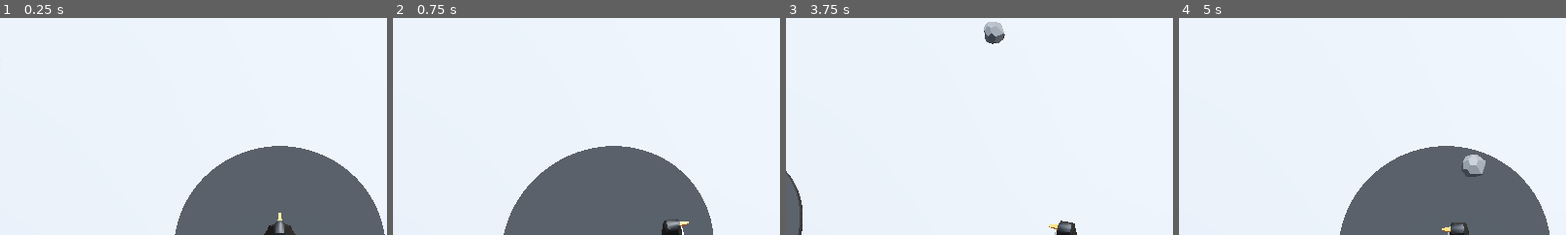
Above: before the commit, frames 1-4 (left to right).
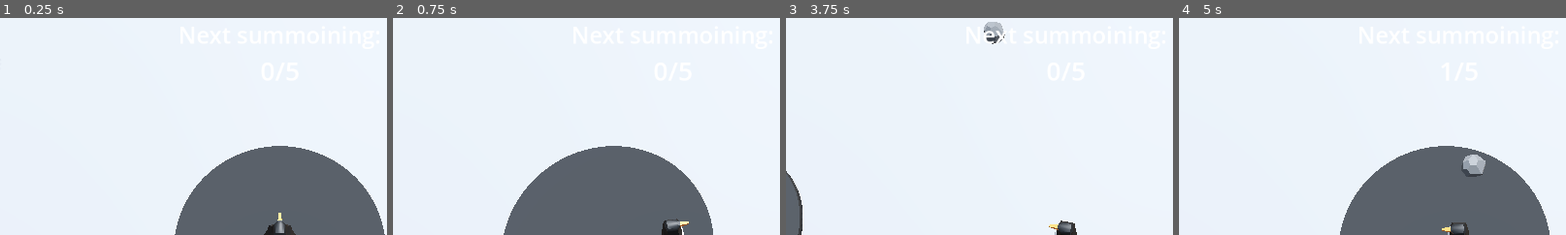
Above: after the commit, the same moments.

Repository: Edtg/Ludum-Dare-55
Game: Godot game, scene res://scenes/main.tscn
Same seed, same stepped clock (60 frames per second), same inputs: the game is played once before the commit and once after it.
Inputs:
- Up to frame 1 (0.25 s): no input
- Up to frame 2 (0.75 s): tap Enter at 0.5 s; hold D (move_right) from 0.53 s (still down); tap Space (slide) at 0.6 s
- Up to frame 3 (3.75 s): release D (move_right) at 1.28 s; hold S (move_back) 1.28-2.03 s; tap Space (slide) every 0.75 s from 1.35 to 3.6 s; hold D (move_right) 2.03-2.78 s; hold W (move_forward) 2.78-3.53 s; hold A (move_left) from 3.53 s (still down)
- Up to frame 4 (5 s): keep holding A (move_left); tap Space (slide) at 4.35 s
The pictures show only the part of the screen within x 14-64%, y 3-53%; the shares and areas given below are measured in that part.

The runs differ from the first frame. In frame 3, 0.2% of the frame differs, in the area x 51-57%, y 5-13%; in frame 4, less than 0.1%.

Commit message:
Added goal to HUD

Diff:
--- a/scenes/characters/player.gd
+++ b/scenes/characters/player.gd
@@ -20,6 +20,7 @@
 var max_rocks: int = 2
 
 @onready var rock_counter = $HUD/RockCounter
+@onready var goal_counter = $HUD/GoalContainer/GoalCounter
 @onready var upgrade_menu = $HUD/UpgradeMenu
 @onready var movement_animation = $MovementAnimation
 @onready var pivot = $Pivot
@@ -81,8 +82,9 @@
 	return rock_count < max_rocks
 
 
-func deposit_rocks():
+func deposit_rocks(rocks_deposited: int, rocks_required: int):
 	rock_count = 0
+	goal_counter.text = str(rocks_deposited) + "/" + str(rocks_required)
 	update_hud()
 
 
@@ -90,9 +92,10 @@
 	rock_counter.text = str(rock_count)
 
 
-func show_upgrade_menu():
+func show_upgrade_menu(rocks_deposited: int, new_required_rocks: int):
 	can_move = false
 	upgrade_menu.show()
+	goal_counter.text = str(rocks_deposited) + "/" + str(new_required_rocks)
 
 
 func _on_upgrade_confirmed():
--- a/scenes/characters/player.tscn
+++ b/scenes/characters/player.tscn
@@ -83,6 +83,28 @@
 [node name="UpgradeMenu" parent="HUD" instance=ExtResource("3_77upm")]
 visible = false
 
+[node name="GoalContainer" type="VBoxContainer" parent="HUD"]
+anchors_preset = 5
+anchor_left = 0.5
+anchor_right = 0.5
+offset_left = -152.0
+offset_top = 20.0
+offset_right = 152.0
+offset_bottom = 124.0
+grow_horizontal = 2
+
+[node name="Label" type="Label" parent="HUD/GoalContainer"]
+layout_mode = 2
+theme_override_font_sizes/font_size = 34
+text = "Next summoining:"
+horizontal_alignment = 1
+
+[node name="GoalCounter" type="Label" parent="HUD/GoalContainer"]
+layout_mode = 2
+theme_override_font_sizes/font_size = 38
+text = "0/0"
+horizontal_alignment = 1
+
 [node name="MovementAnimation" type="AnimationPlayer" parent="."]
 libraries = {
 "": SubResource("AnimationLibrary_6bob3")
--- a/scenes/objects/nest.gd
+++ b/scenes/objects/nest.gd
@@ -28,7 +28,7 @@
 			rock.position = Vector3(pos.x, 0, pos.y)
 			deposited_rocks.append(rock)
 			add_child(rock)
-		body.deposit_rocks()
+		body.deposit_rocks(rock_count, required_rocks)
 		check_rock_count()
 
 
@@ -43,7 +43,7 @@
 			deposited_rocks.pop_front()
 		required_rocks += required_rocks_increase
 		penguin_spirit.show()
-		assigned_penguin.show_upgrade_menu()
+		assigned_penguin.show_upgrade_menu(rock_count, required_rocks)
 		GameManager.spirit_summoned(required_rocks)
 
 
